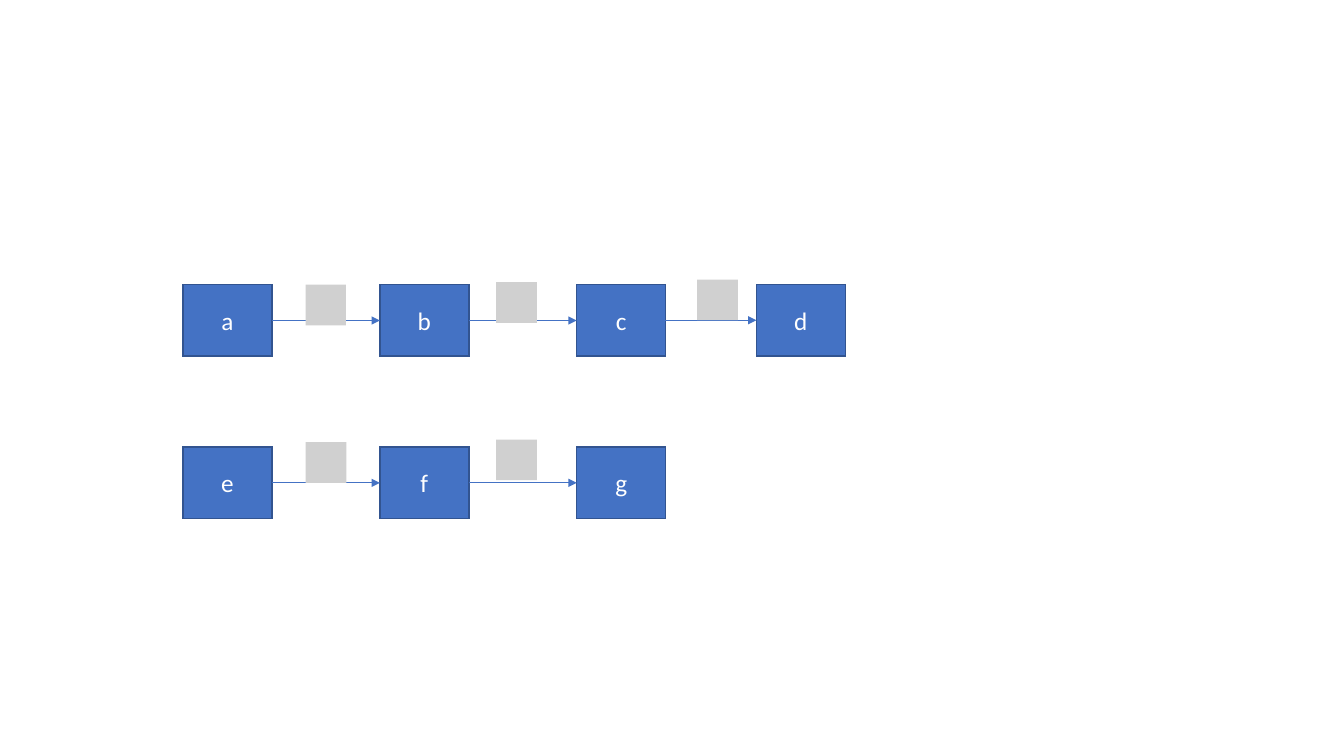
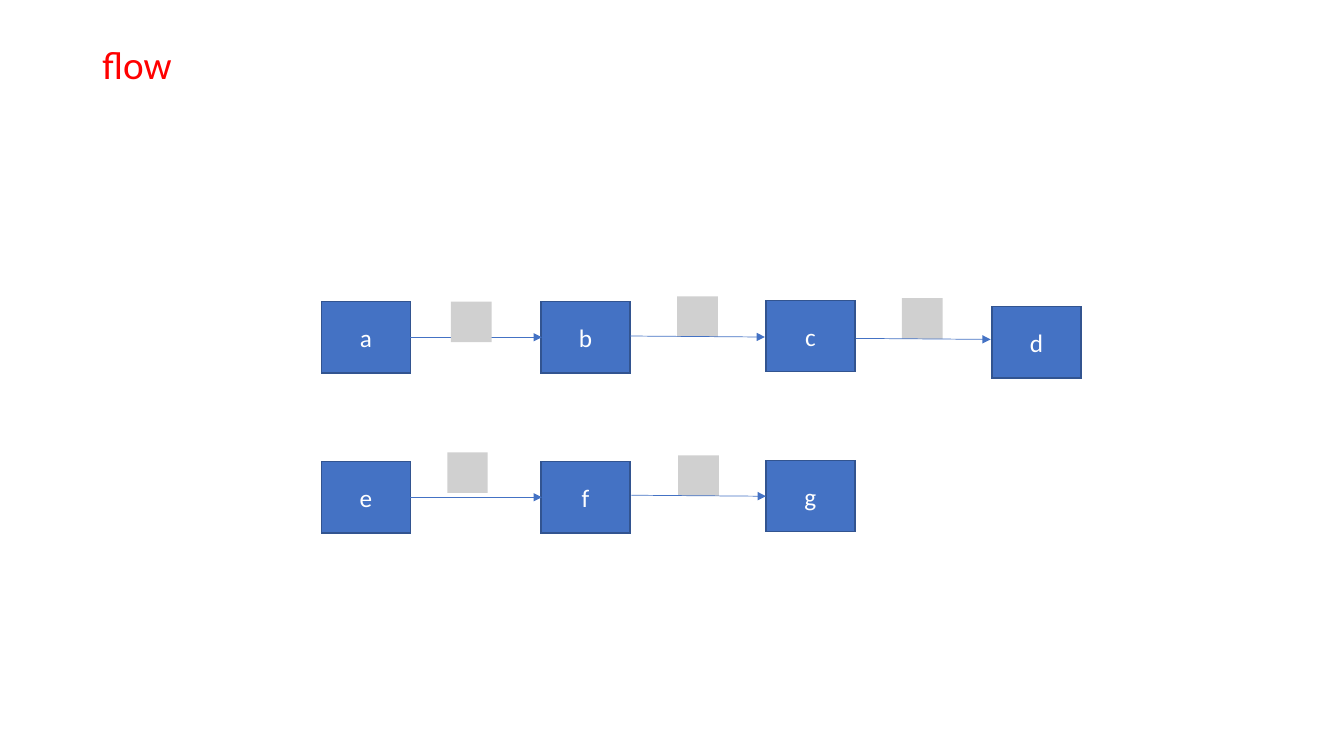
Before and after one commit to Speedphil544/Vortrag, a slide deck: slide 10 of MMCFP.pptx. Drawn at 1344x756 pixels with LibreOffice and Linux fonts; fonts in the diff are those of the drawing; grey boxes stand for pictures. Boxes give left, top, right and bottom in pixels: in the first picture for what was removed or moved away, otherwise in the second. Text is boxed around its words. In the diff, an @@ line names an element or a change of style, - is before the commit and + after.

```diff
--- a/MMCFP.pptx
+++ b/MMCFP.pptx
@@ text added at (x1=102, y1=52, x2=171, y2=80), 28 pt, text #FF0000 @@
+flow
@@ picture removed at (x1=306, y1=285, x2=346, y2=326) @@
@@ picture removed at (x1=496, y1=282, x2=536, y2=323) @@
@@ picture added at (x1=678, y1=296, x2=718, y2=337) @@
@@ picture removed at (x1=698, y1=279, x2=738, y2=320) @@
@@ picture added at (x1=902, y1=298, x2=943, y2=339) @@
@@ arrow removed from (272, 321) to (380, 321) @@
@@ rectangle "a" moved from (x1=184, y1=285, x2=272, y2=357) to (x1=322, y1=301, x2=410, y2=373) @@
@@ picture added at (x1=451, y1=301, x2=491, y2=342) @@
@@ rectangle "b" moved from (x1=380, y1=285, x2=469, y2=357) to (x1=541, y1=301, x2=630, y2=373) @@
@@ rectangle "c" moved from (x1=577, y1=285, x2=665, y2=357) to (x1=766, y1=300, x2=855, y2=372) @@
@@ rectangle "d" moved from (x1=756, y1=285, x2=845, y2=357) to (x1=992, y1=307, x2=1081, y2=378) @@
@@ arrow moved from (469, 321) - (577, 321) to (410, 338) - (542, 338) @@
@@ arrow moved from (648, 321) - (756, 321) to (630, 336) - (765, 337) @@
@@ arrow added from (856, 339) to (991, 340), #4472C4 0.5 pt @@
@@ picture removed at (x1=306, y1=443, x2=346, y2=483) @@
@@ picture removed at (x1=496, y1=440, x2=536, y2=480) @@
@@ rectangle "e" moved from (x1=184, y1=448, x2=272, y2=519) to (x1=322, y1=462, x2=410, y2=533) @@
@@ picture added at (x1=448, y1=453, x2=488, y2=493) @@
@@ rectangle "f" moved from (x1=380, y1=448, x2=469, y2=519) to (x1=541, y1=462, x2=630, y2=533) @@
@@ picture added at (x1=679, y1=456, x2=719, y2=496) @@
@@ rectangle "g" moved from (x1=577, y1=448, x2=665, y2=519) to (x1=766, y1=461, x2=855, y2=532) @@
@@ arrow removed from (272, 483) to (380, 483) @@
@@ arrow moved from (469, 483) - (577, 483) to (410, 497) - (542, 497) @@
@@ arrow added from (631, 495) to (766, 496), #4472C4 0.5 pt @@
```
Also in this commit, not shown: 7 other slides changed, 2 slides added, 1 slide removed.
